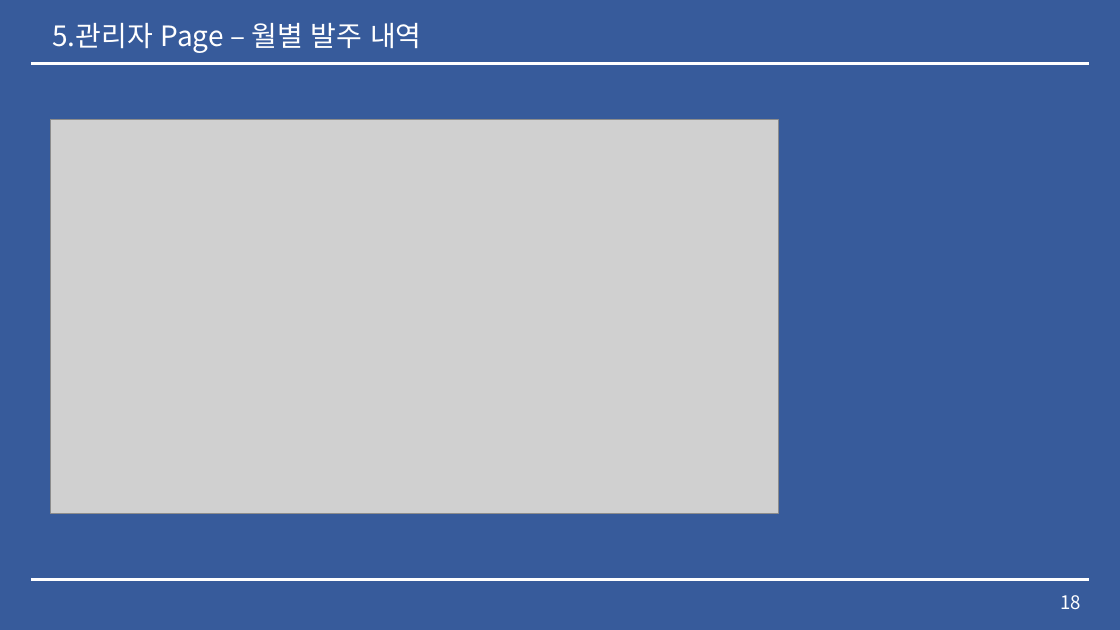
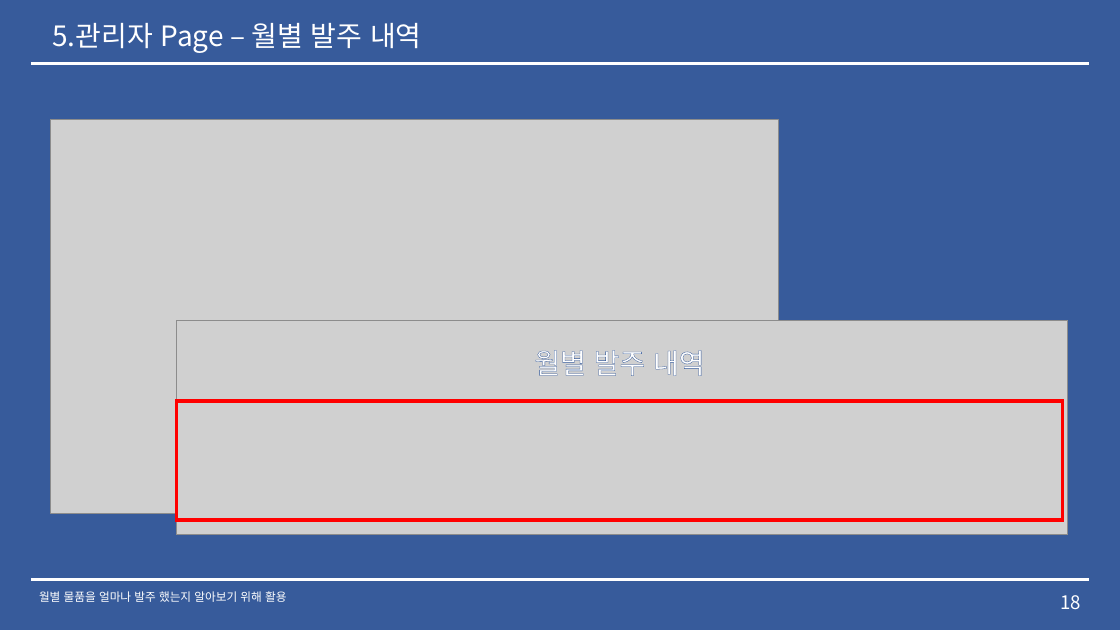
Before and after one commit to lx9203/fulfillmentBlue, a slide deck: slide 18 of Fulfillment 중간발표.pptx. Drawn at 1120x630 pixels with LibreOffice and Linux fonts; fonts in the diff are those of the drawing; grey boxes stand for pictures. Boxes give left, top, right and bottom in pixels: in the first picture for what was removed or moved away, otherwise in the second. Text is boxed around its words. In the diff, an @@ line names an element or a change of style, - is before the commit and + after.

```diff
--- a/Fulfillment 중간발표.pptx
+++ b/Fulfillment 중간발표.pptx
@@ picture added at [176, 320, 1069, 535] @@
@@ text added at [534, 350, 705, 376], 24 pt, text #FFFFFF @@
+월별 발주 내역
@@ rectangle added at [176, 401, 1063, 520], outline #FF0000 3 pt @@
@@ text added at [39, 591, 286, 602], 10 pt, text #FFFFFF @@
+월별 물품을 얼마나 발주 했는지 알아보기 위해 활용
```
Also in this commit, not shown: 9 other slides changed, 4 other files.
